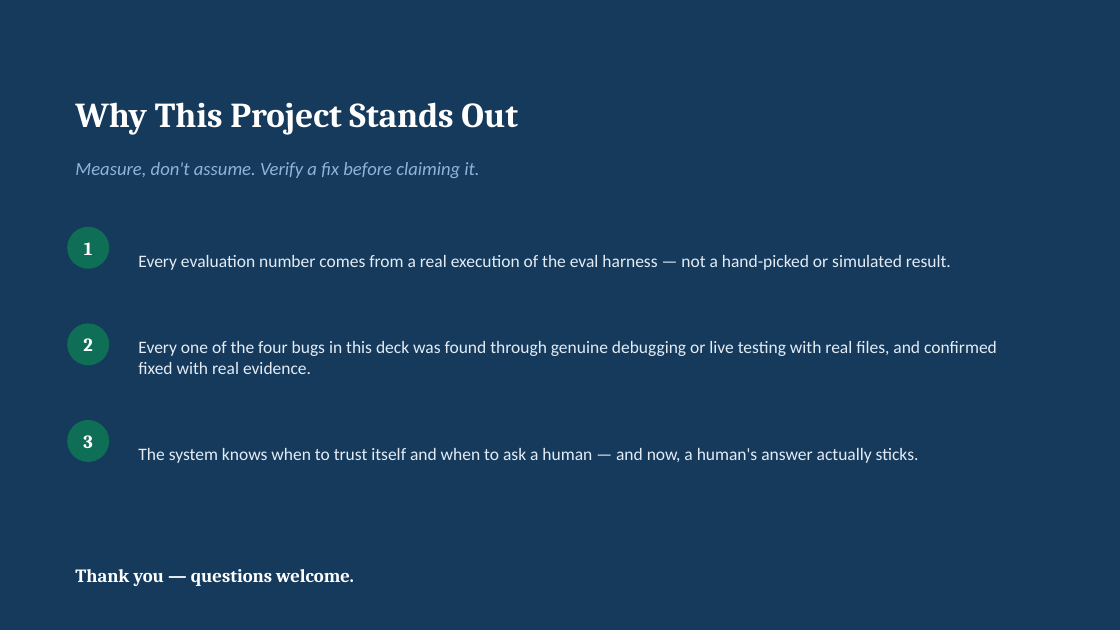
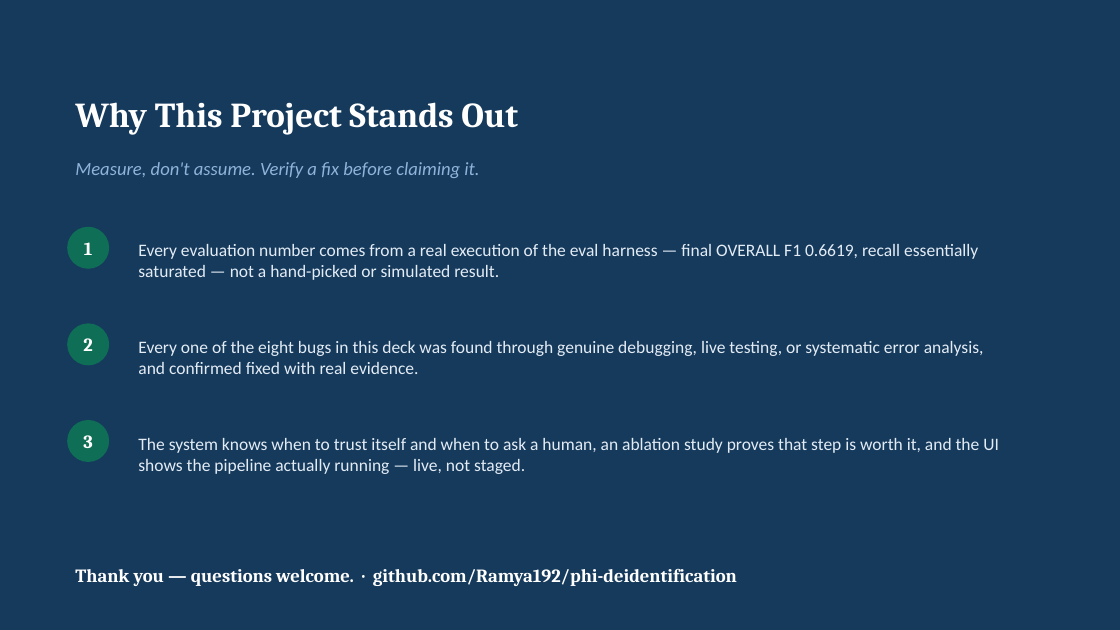
Before and after one commit to Ramya192/phi-deidentification, a slide deck: slide 18 of Capstone_Presentation.pptx (slide 11 before the commit). Drawn at 1120x630 pixels with LibreOffice and Linux fonts; fonts in the diff are those of the drawing. Boxes give left, top, right and bottom in pixels: in the first picture for what was removed or moved away, otherwise in the second. Text is boxed around its words. In the diff, an @@ line names an element or a change of style, - is before the commit and + after.

```diff
--- a/Capstone_Presentation.pptx
+++ b/Capstone_Presentation.pptx
@@ text at bbox=[138, 244, 978, 280]: text changed @@
-Every evaluation number comes from a real execution of the eval harness — not a hand-picked or simulated result.
+Every evaluation number comes from a real execution of the eval harness — final OVERALL F1 0.6619, recall essentially saturated — not a hand-picked or simulated result.
@@ text at bbox=[138, 341, 984, 374]: text changed @@
-Every one of the four bugs in this deck was found through genuine debugging or live testing with real files, and confirmed fixed with real evidence.
+Every one of the eight bugs in this deck was found through genuine debugging, live testing, or systematic error analysis, and confirmed fixed with real evidence.
@@ text at bbox=[138, 438, 999, 474]: text changed @@
-The system knows when to trust itself and when to ask a human — and now, a human's answer actually sticks.
+The system knows when to trust itself and when to ask a human, an ablation study proves that step is worth it, and the UI shows the pipeline actually running — live, not staged.
@@ text at bbox=[75, 569, 737, 586]: text changed @@
-Thank you — questions welcome.
+Thank you — questions welcome. · github.com/Ramya192/phi-deidentification
```
Also in this commit, not shown: 9 other slides changed, 7 slides added, 46 other files.
